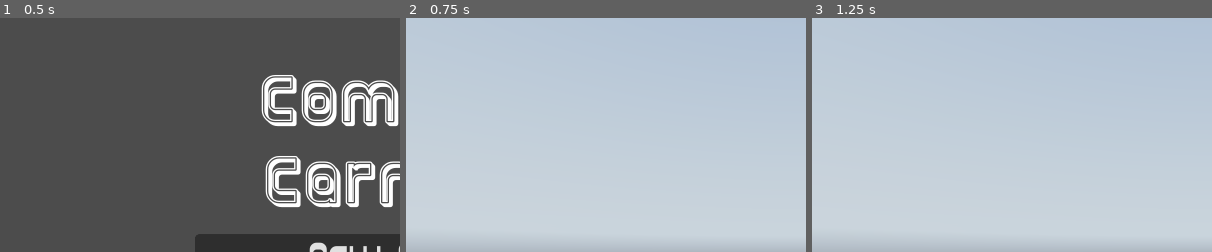
Above: before the commit, frames 1-3 (left to right).
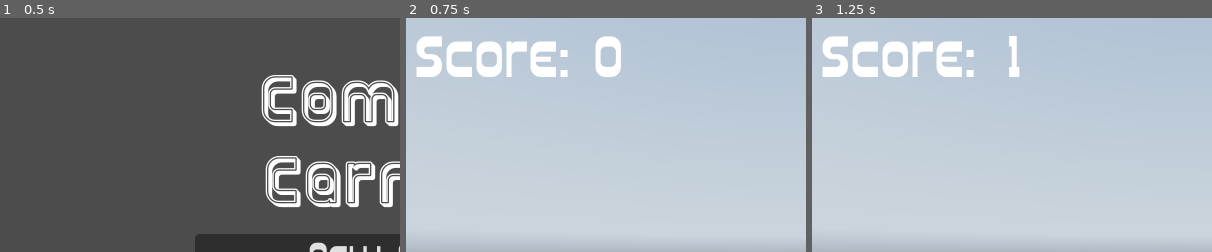
Above: after the commit, the same moments.

Repository: Timendus/ld52
Game: Godot game, scene res://MainMenu.tscn
Same seed, same stepped clock (60 frames per second), same inputs: the game is played once before the commit and once after it. A sky picture missing from this copy of the repository is replaced by a grey-blue gradient. Sound files missing from this copy of the repository are replaced by a short silence.
Inputs:
- Up to frame 1 (0.5 s): no input
- Up to frame 2 (0.75 s): click "New Game" at 0.5 s
- Up to frame 3 (1.25 s): no input
The pictures show only the part of the screen within x 0-50%, y 0-50%; the shares and areas given below are measured in that part.

Frame 1 is identical in both runs. In frame 2, 4.0% of the frame differs, in the area x 2-54%, y 7-26%; in frame 3, 3.6%.

Commit message:
Link score to score label

Diff:
--- /dev/null
+++ b/main.gd
@@ -0,0 +1,12 @@
+extends Spatial
+
+
+func harvest_point_object():
+	# Hier code voor het oppakken van punten doormiddel van een graan oid
+	var harvest = 0
+
+	# Add point to current score
+	ScoreController.add_to_current_score(1)
+
+
+	harvest.connect("collect", $UserInterface/ScoreLabel, "point_collected")
--- a/main.tscn
+++ b/main.tscn
@@ -9,6 +9,8 @@
 [ext_resource path="res://assets/images/sky-box.png" type="Texture" id=7]
 [ext_resource path="res://assets/images/grain.png" type="Texture" id=8]
 [ext_resource path="res://ScorePickup.gd" type="Script" id=9]
+[ext_resource path="res://ScoreLabel.gd" type="Script" id=10]
+[ext_resource path="res://plasmatica.regular.ttf" type="DynamicFontData" id=11]
 
 [sub_resource type="PanoramaSky" id=9]
 panorama = ExtResource( 7 )
@@ -60,6 +62,10 @@
 flags_transparent = true
 params_cull_mode = 2
 albedo_texture = ExtResource( 8 )
+
+[sub_resource type="DynamicFont" id=16]
+size = 75
+font_data = ExtResource( 11 )
 
 [node name="Spatial" type="Spatial"]
 
@@ -130,6 +136,17 @@
 mesh = SubResource( 14 )
 material/0 = SubResource( 15 )
 
+[node name="UserInterface" type="Node2D" parent="."]
+
+[node name="ScoreLabel" type="Label" parent="UserInterface"]
+margin_left = 10.0
+margin_top = 10.0
+margin_right = 40.0
+margin_bottom = 14.0
+custom_fonts/font = SubResource( 16 )
+text = "Score: 0"
+script = ExtResource( 10 )
+
 [connection signal="body_entered" from="Track level 1/Path/PathFollow/Player" to="Track level 1/Path/PathFollow/Player" method="_on_Player_body_entered"]
 [connection signal="score" from="Track level 1/Path/PathFollow/Player" to="Track level 1/Path/PathFollow/Player" method="_on_Player_score"]
 [connection signal="pickedup" from="Grain" to="Grain" method="_on_pickedup"]
Not shown: 1 places in main.tscn that only renumber resources
